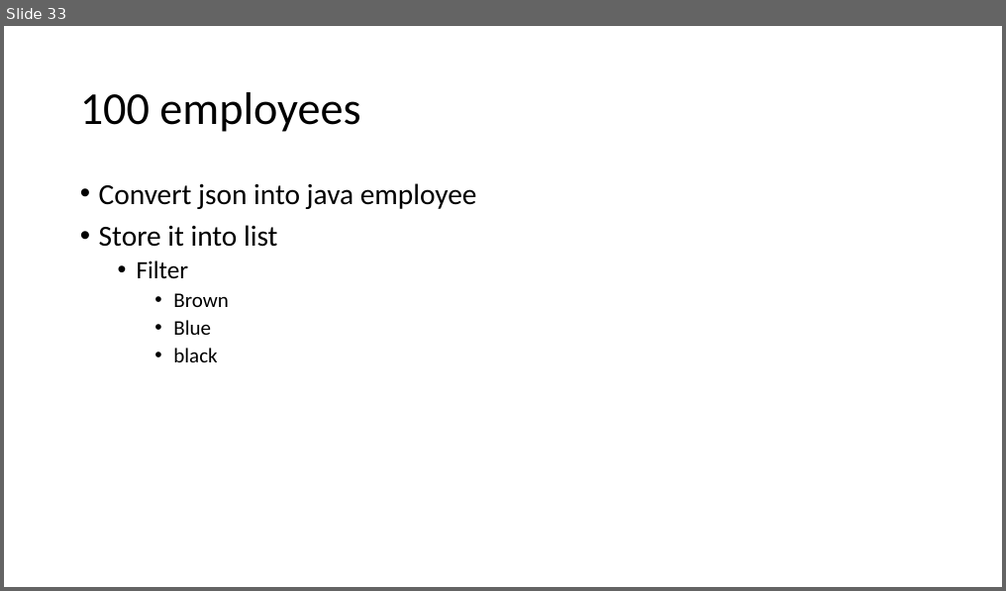
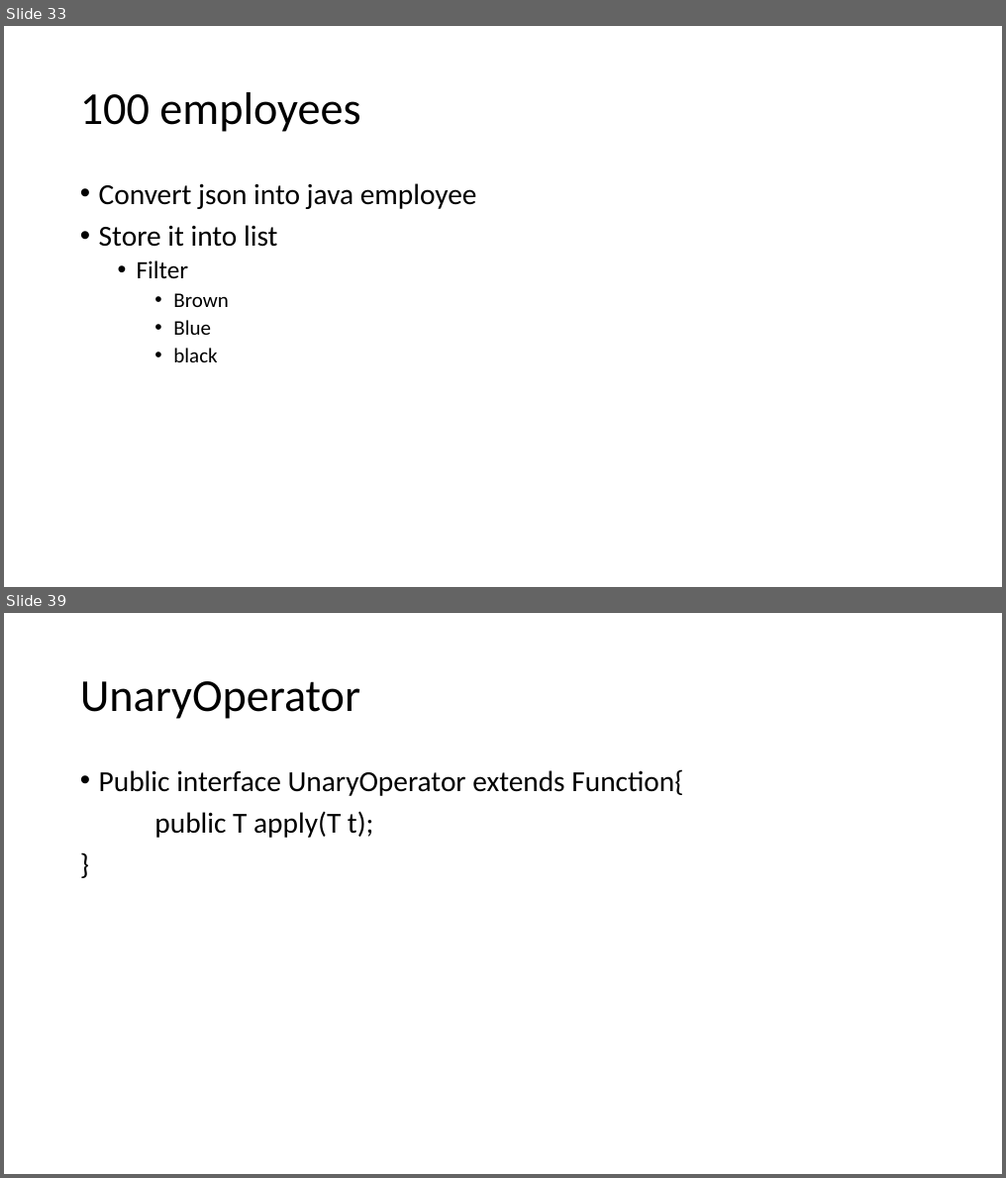
Before and after one commit to caprepo/java8, a slide deck: Java8.pptx. Shown one above the other, each under a label of ours: slide 33 before the commit, slides 33 and 39 after it; the slides between them are not shown. The pictures are 1006x591 and 1006x1178 pixels, drawn with LibreOffice and Linux fonts; fonts in the diff are those of the drawing. Boxes give left, top, right and bottom in pixels: in the first picture for what was removed or moved away, otherwise in the second. Text is boxed around its words. In the diff, an @@ line names an element or a change of style, - is before the commit and + after.

```diff
--- a/Java8.pptx
+++ b/Java8.pptx
@@ slide 39 added at bbox=[4, 613, 1002, 1174], background #FFFFFF @@
@@ title added at bbox=[80, 681, 360, 719], 44 pt, text #000000 @@
+UnaryOperator
@@ text added at bbox=[99, 769, 683, 838], 28 pt, text #000000 @@
+• Public interface UnaryOperator extends Function{
+public T apply(T t);
+}
```
Also in this commit, not shown: 1 slide changed, 11 other slides added, 1 other file.
